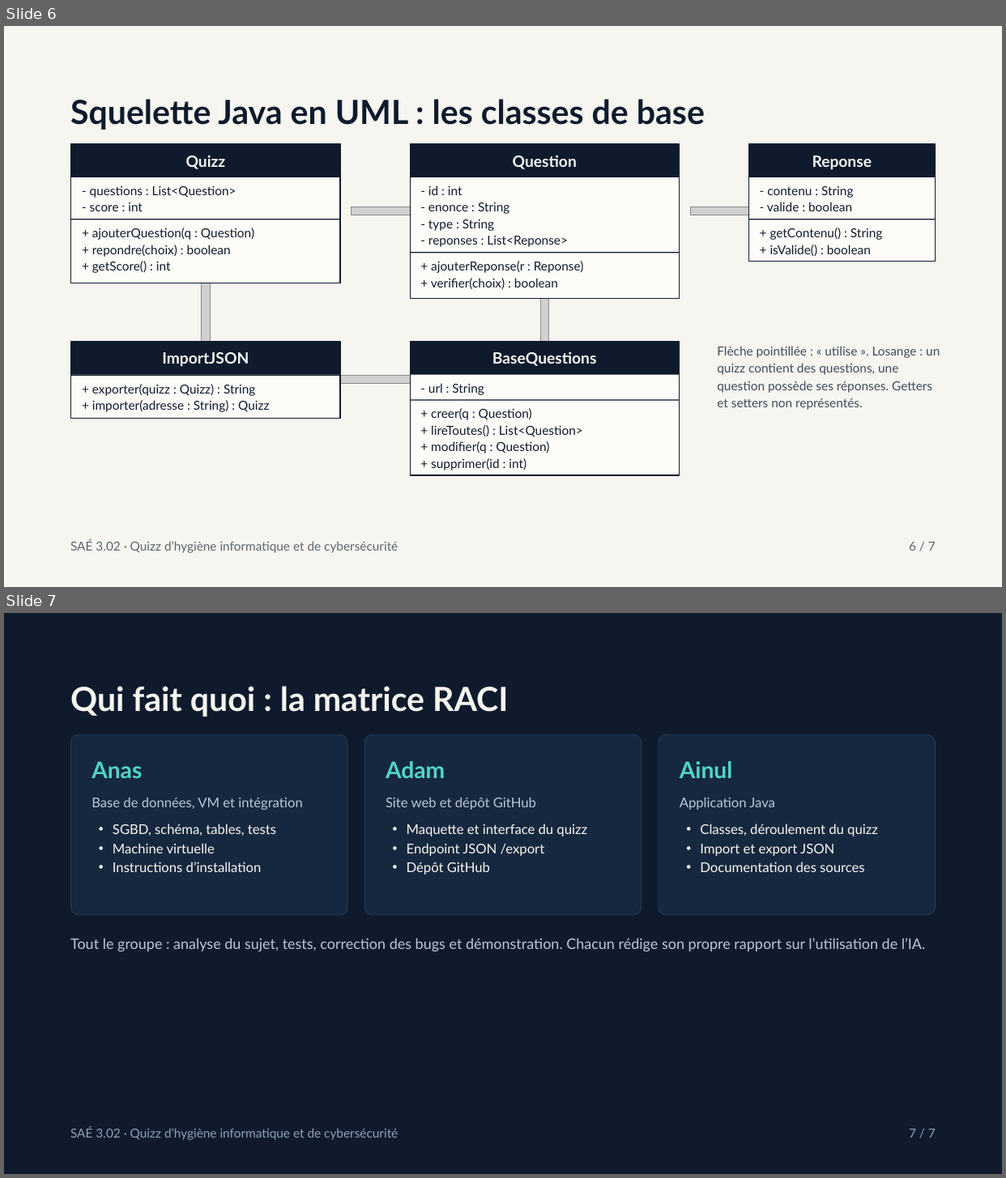
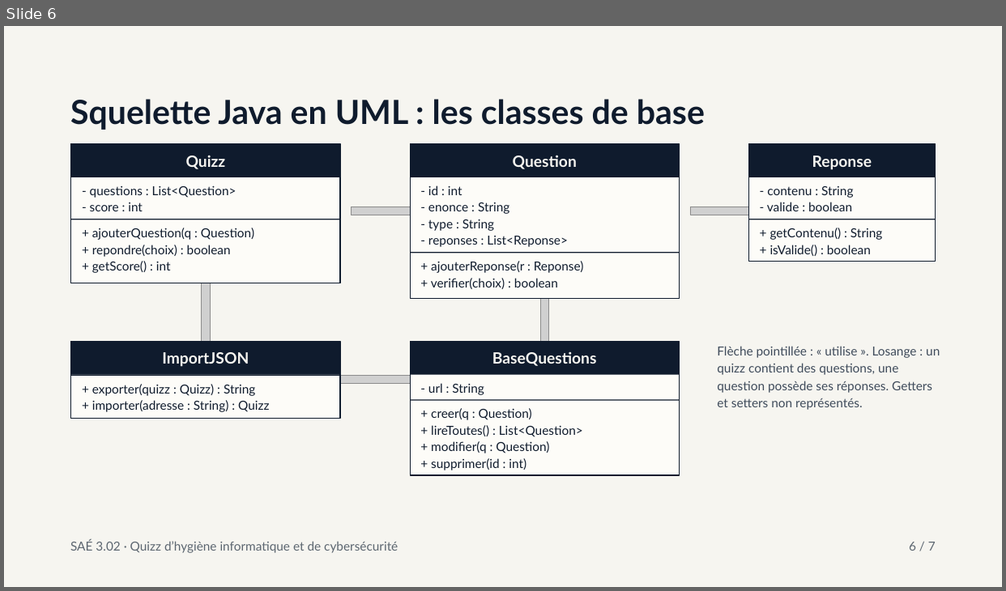
Before and after one commit to ainulmlk/SAE32_Quiz_Cybersecurite, a slide deck: SAÉ 3.02 – Présentation du projet.pptx. Shown one above the other, each under a label of ours: slides 6 and 7 before the commit, slide 6 after it. The pictures are 1006x1178 and 1006x591 pixels, drawn with LibreOffice and Linux fonts; fonts in the diff are those of the drawing; grey boxes stand for pictures; background and template pictures are left out. Boxes give left, top, right and bottom in pixels: in the first picture for what was removed or moved away, otherwise in the second. Text is boxed around its words. In the diff, an @@ line names an element or a change of style, - is before the commit and + after.

```diff
--- a/SAÉ 3.02 – Présentation du projet.pptx
+++ b/SAÉ 3.02 – Présentation du projet.pptx
@@ slide 7 removed at [4,613,1002,1174], background #0F1B2D @@
@@ title removed at [70,686,508,717] @@
-Qui fait quoi : la matrice RACI
@@ rounded rectangle removed at [70,735,347,915] @@
@@ rounded rectangle removed at [364,735,641,915] @@
@@ rounded rectangle removed at [658,735,936,915] @@
@@ text removed at [91,761,142,778] @@
-Anas
@@ text removed at [386,761,445,778] @@
-Adam
@@ text removed at [680,761,732,778] @@
-Ainul
@@ text removed at [91,797,303,810] @@
-Base de données, VM et intégration
@@ text removed at [386,797,536,810] @@
-Site web et dépôt GitHub
@@ text removed at [680,797,774,810] @@
-Application Java
@@ text removed at [113,824,276,872] @@
-• SGBD, schéma, tables, tests
-• Machine virtuelle
-• Instructions d’installation
@@ text removed at [407,824,587,875] @@
-• Maquette et interface du quizz
-• Endpoint JSON /export
-• Dépôt GitHub
@@ text removed at [700,824,878,872] @@
-• Classes, déroulement du quizz
-• Import et export JSON
-• Documentation des sources
@@ text removed at [70,938,926,952] @@
-Tout le groupe : analyse du sujet, tests, correction des bugs et démonstration. Chacun rédige son propre rapport sur l’utilisation de l’IA.
@@ text removed at [70,1127,398,1140] @@
-SAÉ 3.02 · Quizz d’hygiène informatique et de cybersécurité
@@ text removed at [909,1129,936,1138] @@
-7 / 7
```
Also in this commit, not shown: 1 slide changed.
